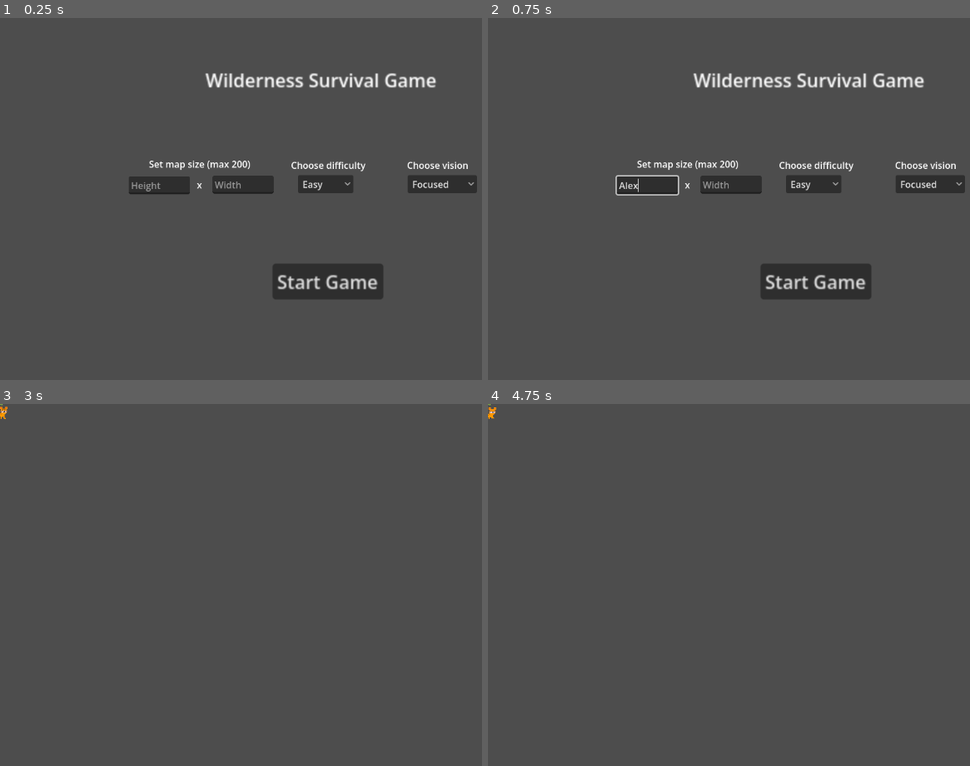
Above: before the commit, frames 1-4 (two rows, left to right).
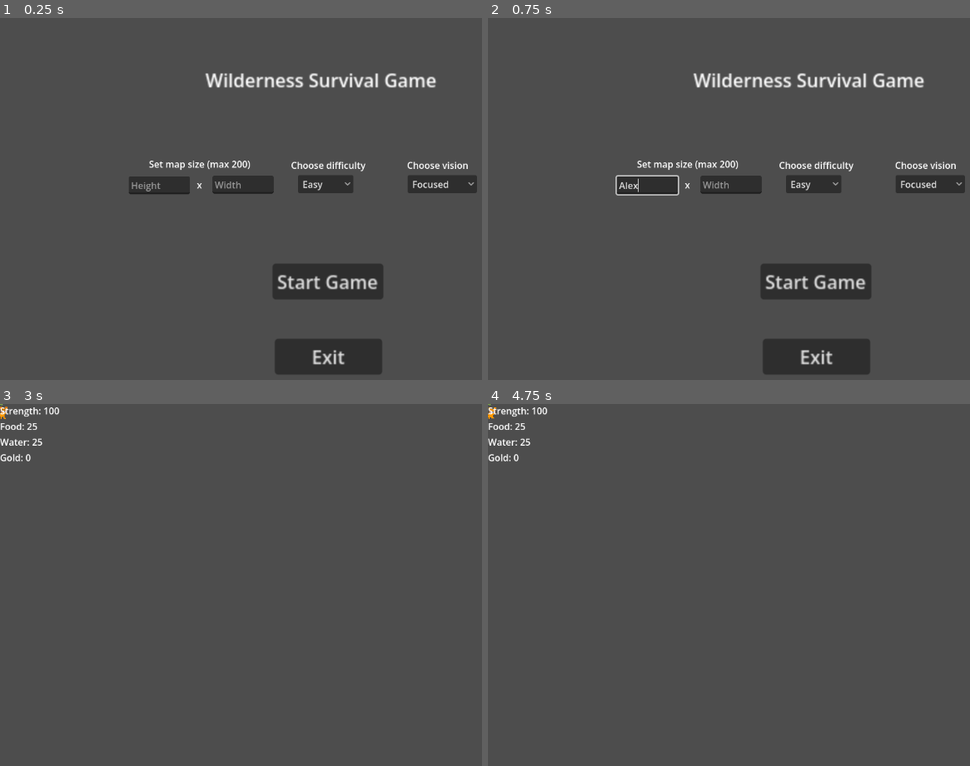
Above: after the commit, the same moments.

Repository: MLJoson/CS_3560_Final_WSS
Game: Godot game, scene res://Scenes/StartMenu.tscn
Same seed, same stepped clock (60 frames per second), same inputs: the game is played once before the commit and once after it.
Inputs (mouse positions are in pixels of both pictures, inside the frame that each line leads up to):
- Up to frame 1 (0.25 s): no input
- Up to frame 2 (0.75 s): click (647, 184) at 0.52 s; type "Alex" at 0.6 s
- Up to frame 3 (3 s): click (241, 570) at 0.75 s; type "Alex" at 0.83 s; click "Easy" at 1.25 s; click "Easy" at 2 s; click "Start Game" at 2.75 s
- Up to frame 4 (4.75 s): tap Enter at 3.5 s; move the mouse to (965, 574) at 3.52 s; click (965, 574) at 3.67 s; tap Space at 4.25 s; drag from (685, 610) to (786, 664) at 4.27 s

The runs differ from the first frame. In frame 1, 2.1% of the frame differs, in the area x 57-80%, y 88-99%; in frame 2, 2.1%; in frame 3, 0.4%; in frame 4, 0.4%.

Commit message:
Add UI and win condtions and bug fixing and tundra

Diff:
--- a/wss/Scenes/StartMenu.tscn
+++ b/wss/Scenes/StartMenu.tscn
@@ -116,4 +116,14 @@
 popup/item_3/text = "Far-Sighted"
 popup/item_3/id = 3
 
+[node name="exitButton" type="Button" parent="." unique_id=1884239769]
+layout_mode = 0
+offset_left = 476.0
+offset_top = 555.0
+offset_right = 569.0
+offset_bottom = 586.0
+scale = Vector2(2, 2)
+text = "Exit"
+
 [connection signal="pressed" from="Button" to="." method="_on_button_pressed"]
+[connection signal="pressed" from="exitButton" to="." method="_on_exit_button_pressed"]
--- /dev/null
+++ b/wss/Scenes/StatsUI.tscn
@@ -0,0 +1,26 @@
+[gd_scene format=3 uid="uid://61djrlpdfds6"]
+
+[ext_resource type="Script" uid="uid://crx5kti5b42kk" path="res://Scripts/stats_ui.gd" id="1_c32vu"]
+
+[node name="StatsUi" type="CanvasLayer" unique_id=731467271]
+script = ExtResource("1_c32vu")
+
+[node name="VBoxContainer" type="VBoxContainer" parent="." unique_id=642382356]
+offset_right = 40.0
+offset_bottom = 40.0
+
+[node name="StrengthLabel" type="Label" parent="VBoxContainer" unique_id=1946243107]
+layout_mode = 2
+text = "Strength: "
+
+[node name="FoodLabel" type="Label" parent="VBoxContainer" unique_id=1281060842]
+layout_mode = 2
+text = "Food: "
+
+[node name="WaterLabel" type="Label" parent="VBoxContainer" unique_id=1511232716]
+layout_mode = 2
+text = "Water:  "
+
+[node name="GoldLabel" type="Label" parent="VBoxContainer" unique_id=668209202]
+layout_mode = 2
+text = "Gold:  "
--- /dev/null
+++ b/wss/Scenes/YouLose.tscn
@@ -0,0 +1,40 @@
+[gd_scene format=3 uid="uid://bp7pxiv5srnum"]
+
+[ext_resource type="Script" uid="uid://hi703u6bpyaq" path="res://Scripts/you_win_page.gd" id="1_c1oan"]
+
+[node name="YouLose" type="CanvasLayer" unique_id=1969728204]
+script = ExtResource("1_c1oan")
+
+[node name="Label" type="Label" parent="." unique_id=1979911329]
+anchors_preset = 8
+anchor_left = 0.5
+anchor_top = 0.5
+anchor_right = 0.5
+anchor_bottom = 0.5
+offset_left = -183.0
+offset_top = -225.0
+offset_right = 18.0
+offset_bottom = -202.0
+grow_horizontal = 2
+grow_vertical = 2
+scale = Vector2(2, 2)
+text = "Game Over: You Lost"
+
+[node name="newGameButton" type="Button" parent="." unique_id=1103269544]
+offset_left = 315.0
+offset_top = 372.0
+offset_right = 408.0
+offset_bottom = 403.0
+scale = Vector2(2, 2)
+text = "New Game"
+
+[node name="exitButton" type="Button" parent="." unique_id=1216904986]
+offset_left = 676.0
+offset_top = 375.0
+offset_right = 769.0
+offset_bottom = 406.0
+scale = Vector2(2, 2)
+text = "Exit"
+
+[connection signal="pressed" from="newGameButton" to="." method="_on_new_game_button_pressed"]
+[connection signal="pressed" from="exitButton" to="." method="_on_exit_button_pressed"]
--- /dev/null
+++ b/wss/Scenes/YouWin!.tscn
@@ -0,0 +1,9 @@
+[gd_scene format=3 uid="uid://cmd220t642bo0"]
+
+[node name="YouWin" type="Control" unique_id=1960009418]
+layout_mode = 3
+anchors_preset = 15
+anchor_right = 1.0
+anchor_bottom = 1.0
+grow_horizontal = 2
+grow_vertical = 2
--- /dev/null
+++ b/wss/Scenes/YouWin.tscn
@@ -0,0 +1,39 @@
+[gd_scene format=3 uid="uid://dl3arau17cfes"]
+
+[ext_resource type="Script" uid="uid://hi703u6bpyaq" path="res://Scripts/you_win_page.gd" id="1_a7cdt"]
+
+[node name="YouWin!" type="CanvasLayer" unique_id=1969728204]
+script = ExtResource("1_a7cdt")
+
+[node name="Label" type="Label" parent="." unique_id=1979911329]
+anchors_preset = 8
+anchor_left = 0.5
+anchor_top = 0.5
+anchor_right = 0.5
+anchor_bottom = 0.5
+offset_left = -201.0
+offset_top = -239.0
+offset_bottom = -216.0
+grow_horizontal = 2
+grow_vertical = 2
+scale = Vector2(2, 2)
+text = "Congratulation: You Win!"
+
+[node name="newGameButton" type="Button" parent="." unique_id=1103269544]
+offset_left = 315.0
+offset_top = 372.0
+offset_right = 408.0
+offset_bottom = 403.0
+scale = Vector2(2, 2)
+text = "New Game"
+
+[node name="exitButton" type="Button" parent="." unique_id=1216904986]
+offset_left = 676.0
+offset_top = 375.0
+offset_right = 769.0
+offset_bottom = 406.0
+scale = Vector2(2, 2)
+text = "Exit"
+
+[connection signal="pressed" from="newGameButton" to="." method="_on_new_game_button_pressed"]
+[connection signal="pressed" from="exitButton" to="." method="_on_exit_button_pressed"]
--- a/wss/Scripts/global_settings.gd
+++ b/wss/Scripts/global_settings.gd
@@ -39,3 +39,6 @@
 	Global.vision = $visionDropdown.get_item_text($visionDropdown.selected)
 
 	get_tree().change_scene_to_file("res://Scenes/theMap.tscn")
+
+func _on_exit_button_pressed() -> void:
+	get_tree().quit()
--- a/wss/Scripts/player.gd
+++ b/wss/Scripts/player.gd
@@ -15,8 +15,8 @@
 	match terrain:
 		0: #GRASS
 			strength -= 1
-			water -= 1
-			food -= 1
+			water -= 0
+			food -= 0
 
 		1: #DESERT
 			strength -= 2
@@ -32,14 +32,28 @@
 			strength -= 2
 			water -= 2
 			food -= 2
-
+		4: #TUNDRA
+			strength -= 3
+			water -= 1
+			food -= 1
 	#in the event the player goes under
-	strength = max(strength, 0)
-	food = max(food, 0)
-	water = max(water, 0)
+	#punish player if lack of food or water resource
+	if food < 0:
+		strength += food
+		food = max(food, 0)
+	if water < 0:
+		strength += water
+		water = max(water, 0)
 	print("Strenght: ", strength)
 	print("Food: ", food)
 	print("Water ", water)
+
+	#update UI
+	get_tree().call_group("ui", "update_ui")
+
+	#if the player runs out of strength -> game over
+	if strength < 0:
+		get_tree().change_scene_to_file("res://Scenes/YouLose.tscn")
 
 
 #Resets when game resets
--- /dev/null
+++ b/wss/Scripts/stats_ui.gd
@@ -0,0 +1,16 @@
+extends CanvasLayer
+
+@onready var strength_label = $VBoxContainer/StrengthLabel
+@onready var food_label = $VBoxContainer/FoodLabel
+@onready var water_label = $VBoxContainer/WaterLabel
+@onready var gold_label = $VBoxContainer/GoldLabel
+
+func _ready():
+	add_to_group("ui")
+	update_ui()
+
+func update_ui():
+	strength_label.text = "Strength: " + str(Player.strength)
+	food_label.text = "Food: " + str(Player.food)
+	water_label.text = "Water: " + str(Player.water)
+	gold_label.text = "Gold: " + str(Player.gold)
--- a/wss/Scripts/theBrain.gd
+++ b/wss/Scripts/theBrain.gd
@@ -61,6 +61,7 @@
 		collect_item_at_tile(target_tile)
 		apply_movement_cost(target_tile)
 		get_parent().update_visibility()
+		get_parent().check_win_condition()
 
 #get the movement cost of the movement per step
 func apply_movement_cost(tile_pos: Vector2i):
--- a/wss/Scripts/the_map.gd
+++ b/wss/Scripts/the_map.gd
@@ -46,6 +46,9 @@
 
 var map = []
 var tiles = []
+
+var stats_ui
+
 # Called when the node enters the scene tree for the first time.
 func _ready() -> void:
 	#getting info from menu
@@ -56,7 +59,8 @@
 	print("Height:", height)
 	print("Difficulty:", Global.difficulty)
 	print("Vision:", Global.vision)
-
+	stats_ui = preload("res://Scenes/StatsUI.tscn").instantiate()
+	add_child(stats_ui)
 	generate_map()
 	spawn_map()
 
@@ -273,3 +277,14 @@
 			else:
 				tile.set_visible_state(false)
 	print(player_instance.vision.offsets)
+
+#win conditioning check
+func check_win_condition():
+	var player_tile = Vector2i(
+		int(player_instance.position.x / tile_size),
+		int(player_instance.position.y / tile_size))
+	if player_tile.x >= width - 1:
+		on_player_win()
+
+func on_player_win():
+	get_tree().change_scene_to_file("res://Scenes/YouWin.tscn")
--- /dev/null
+++ b/wss/Scripts/you_win_page.gd
@@ -0,0 +1,9 @@
+extends CanvasLayer
+
+#Exit application
+func _on_exit_button_pressed() -> void:
+	get_tree().quit()
+
+#Go back to menu
+func _on_new_game_button_pressed() -> void:
+	get_tree().change_scene_to_file("res://Scenes/StartMenu.tscn")
Not shown, added: wss/Scripts/stats_ui.gd.uid
Not shown, added: wss/Scripts/you_win_page.gd.uid
